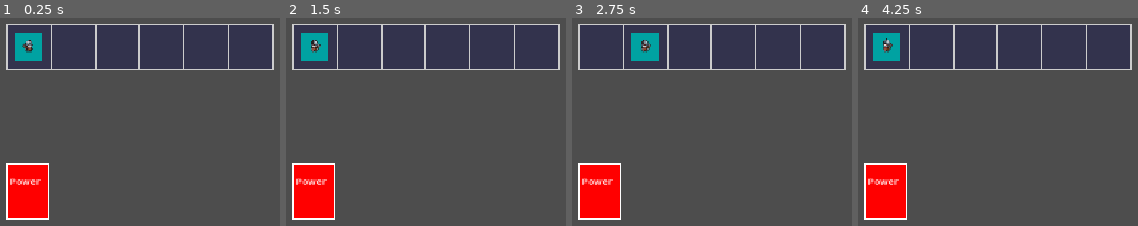
Above: before the commit, frames 1-4 (left to right).
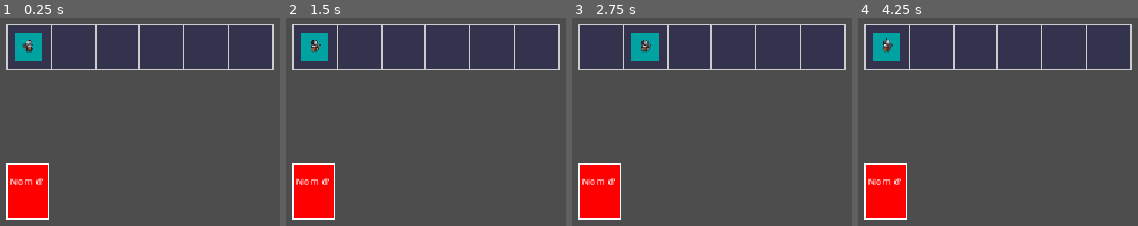
Above: after the commit, the same moments.

Repository: NiorsHaz/GMJ-Instase-2026
Game: Godot game, scene res://Scene/level_test.tscn
The game is run twice, just before and just after one commit, with the same random seed, the same clock (stepped at 60 frames per second) and the same inputs.
Inputs (mouse positions are in pixels of both pictures, inside the frame that each line leads up to):
- Up to frame 1 (0.25 s): no input
- Up to frame 2 (1.5 s): tap Enter (ui_accept) at 0.5, 0.77, 1.25 s; move the mouse to (outside the picture) at 0.52 s; hold Right (ui_right) 0.53-1.28 s; click (outside the picture) at 0.67 s; move the mouse to (462, 134) at 1.27 s; hold Left (ui_left) from 1.28 s (still down)
- Up to frame 3 (2.75 s): tap Enter (ui_accept) at 1.52, 2 s; move the mouse to (outside the picture) at 2.02 s; release Left (ui_left) at 2.03 s; hold Right (ui_right) from 2.03 s (still down)
- Up to frame 4 (4.25 s): tap Enter (ui_accept) at 2.75, 3.02, 3.5, 3.77 s; move the mouse to (outside the picture) at 2.77 s; click (outside the picture) at 2.92 s; move the mouse to (outside the picture) at 3.52 s; release Right (ui_right) at 3.53 s; hold Left (ui_left) from 3.53 s (still down)

The runs differ from the first frame. In frame 1, 0.3% of the frame differs, in the area x 4-16%, y 76-81%; in frame 2, 0.3%; in frame 3, 0.3%; in frame 4, 0.3%.

Commit message:
update add word_database

Diff:
--- a/Scene/player.tscn
+++ b/Scene/player.tscn
@@ -4,6 +4,7 @@
 [ext_resource type="Texture2D" uid="uid://daift5qhpm7tr" path="res://Resource/Tiny RPG Character Asset Pack v1.03 -Free Soldier&Orc/Characters(100x100)/Soldier/Soldier/Soldier-Idle.png" id="2_xa75v"]
 [ext_resource type="Script" uid="uid://b8tu4qv4l0ghw" path="res://Scripts/Classes/books_stats.gd" id="3_ivevv"]
 [ext_resource type="Script" uid="uid://csq6n5mc7lp8u" path="res://Scripts/Classes/players_stats.gd" id="3_xa75v"]
+[ext_resource type="Script" uid="uid://c1indbunfrib1" path="res://Scripts/Classes/word_database.gd" id="4_p6qlh"]
 [ext_resource type="Script" uid="uid://dl3lc6jj1tdvx" path="res://Scripts/Classes/words_stats.gd" id="4_r6jsd"]
 
 [sub_resource type="AtlasTexture" id="AtlasTexture_2sw5t"]
@@ -56,20 +57,19 @@
 "speed": 5.0
 }]
 
-[sub_resource type="SpriteFrames" id="SpriteFrames_ivevv"]
+[sub_resource type="Resource" id="Resource_ivevv"]
+script = ExtResource("4_r6jsd")
+metadata/_custom_type_script = "uid://dl3lc6jj1tdvx"
 
 [sub_resource type="Resource" id="Resource_58ae2"]
-script = ExtResource("4_r6jsd")
-hit = 1
-stun_hit = 6
-name = "Power "
-animations = SubResource("SpriteFrames_ivevv")
-range = 1
-metadata/_custom_type_script = "uid://dl3lc6jj1tdvx"
+script = ExtResource("4_p6qlh")
+words = Array[ExtResource("4_r6jsd")]([SubResource("Resource_ivevv")])
+metadata/_custom_type_script = "uid://c1indbunfrib1"
 
 [sub_resource type="Resource" id="Resource_xa75v"]
 script = ExtResource("3_ivevv")
-word_stats = Array[ExtResource("4_r6jsd")]([SubResource("Resource_58ae2")])
+word_database = SubResource("Resource_58ae2")
+word_ids = Array[int]([0])
 metadata/_custom_type_script = "uid://b8tu4qv4l0ghw"
 
 [sub_resource type="Resource" id="Resource_q1uoi"]
--- a/Scripts/Classes/books_stats.gd
+++ b/Scripts/Classes/books_stats.gd
@@ -1,19 +1,40 @@
-class_name Bookstats extends Resource
+class_name Bookstats
+extends Resource
 
-@export var id := 0
+@export var id: int = 0
+
 @export_group("book_stats")
-@export var name := "Test"
-@export var hit_bonus := 0
-@export var stun_bonus := 0
-@export var desc := "Test de description"
-@export var animations : SpriteFrames
-@export var icons : Texture2D
-@export var word_stats : Array[WordStats]
+@export var name: String = "Test"
+@export var hit_bonus: int = 0
+@export var stun_bonus: int = 0
+@export var desc: String = "Test de description"
+@export var animations: SpriteFrames
+@export var icons: Texture2D
+
+@export_group("book_words")
+@export var word_database: WordDatabases
+@export var word_ids: Array[int] = []
+
+
+func get_words() -> Array[WordStats]:
+	var result: Array[WordStats] = []
+
+	if word_database == null:
+		return result
+
+	for word_id in word_ids:
+		var word = word_database.find_by_id(word_id)
+
+		if word != null:
+			result.append(word)
+
+	return result
+
 
 @export_group("type_book_stats")
-@export var book_type_id := 0
-@export var book_type_name := "Test"
-@export var book_type_desc := "Test de description"
-@export var res_fire := 0
-@export var res_light := 0
-@export var res_water := 0
+@export var book_type_id: int = 0
+@export var book_type_name: String = "Test"
+@export var book_type_desc: String = "Test de description"
+@export var res_fire: int = 0
+@export var res_light: int = 0
+@export var res_water: int = 0
--- /dev/null
+++ b/Scripts/Classes/word_database.gd
@@ -0,0 +1,8 @@
+class_name WordDatabases extends Resource
+
+@export var words : Array[WordStats] = []
+
+func find_by_id( word_id : int) -> WordStats:
+	for word in words:
+		return word
+	return null
--- a/Scripts/player.gd
+++ b/Scripts/player.gd
@@ -23,11 +23,9 @@
 func flip_direction() -> void:
 	facing_direction *= -1
 
-
 func update_facing_visual() -> void:
 	if animation:
 		animation.flip_h = facing_direction < 0
-
 
 func setup_position(target_position: Vector2, initial_direction: int = 1) -> void:
 	global_position = target_position
--- a/Scripts/script.gd
+++ b/Scripts/script.gd
@@ -112,5 +112,5 @@
 		player_instance.move_to(target_cell["position"] + center_offset, target_index)
 
 func setup_deck() -> void:
-	for word in books.word_stats:
+	for word in books.get_words():
 		player_hand.append(ActionTile.new(word.name,Color.RED, word.damage, word.range, word.cooldown))
Not shown, added: Scripts/Classes/word_database.gd.uid
